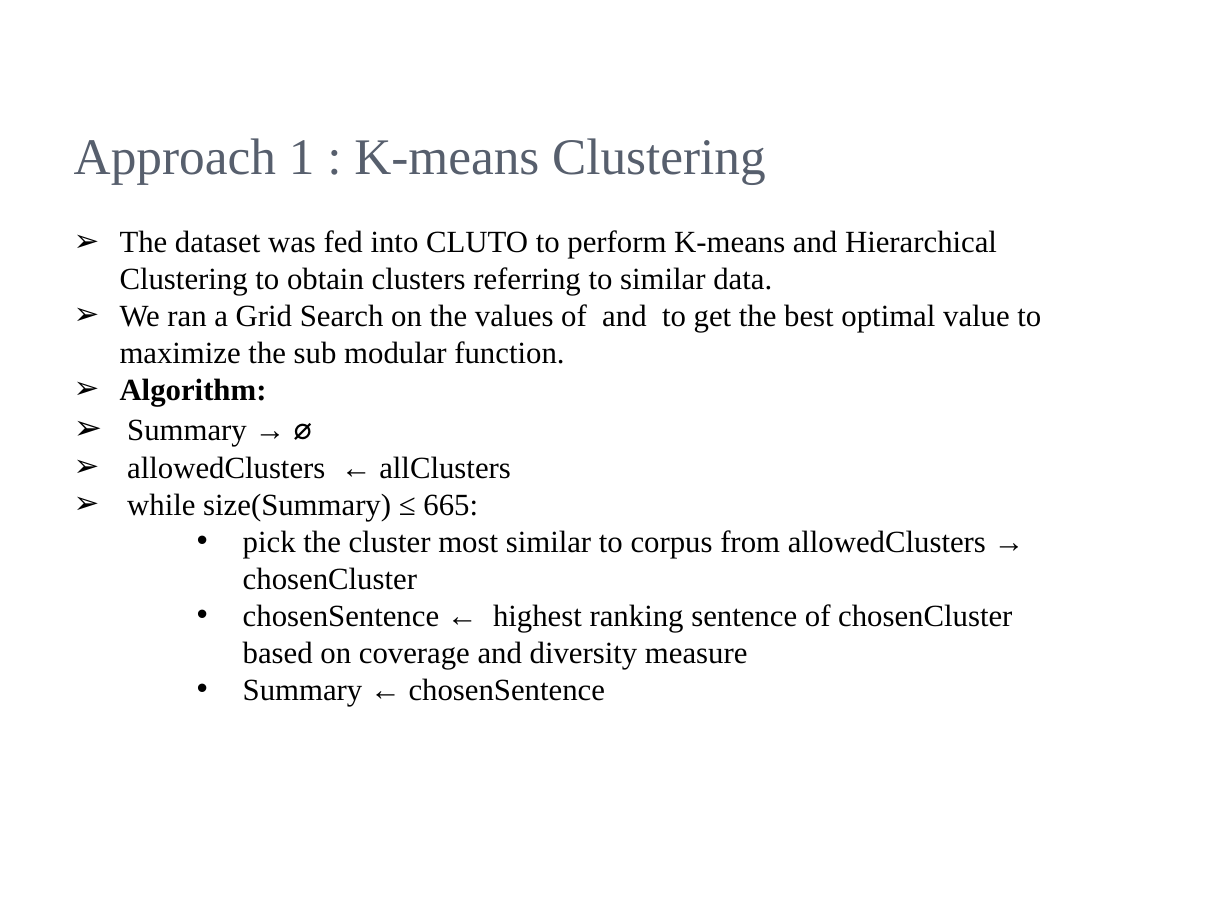
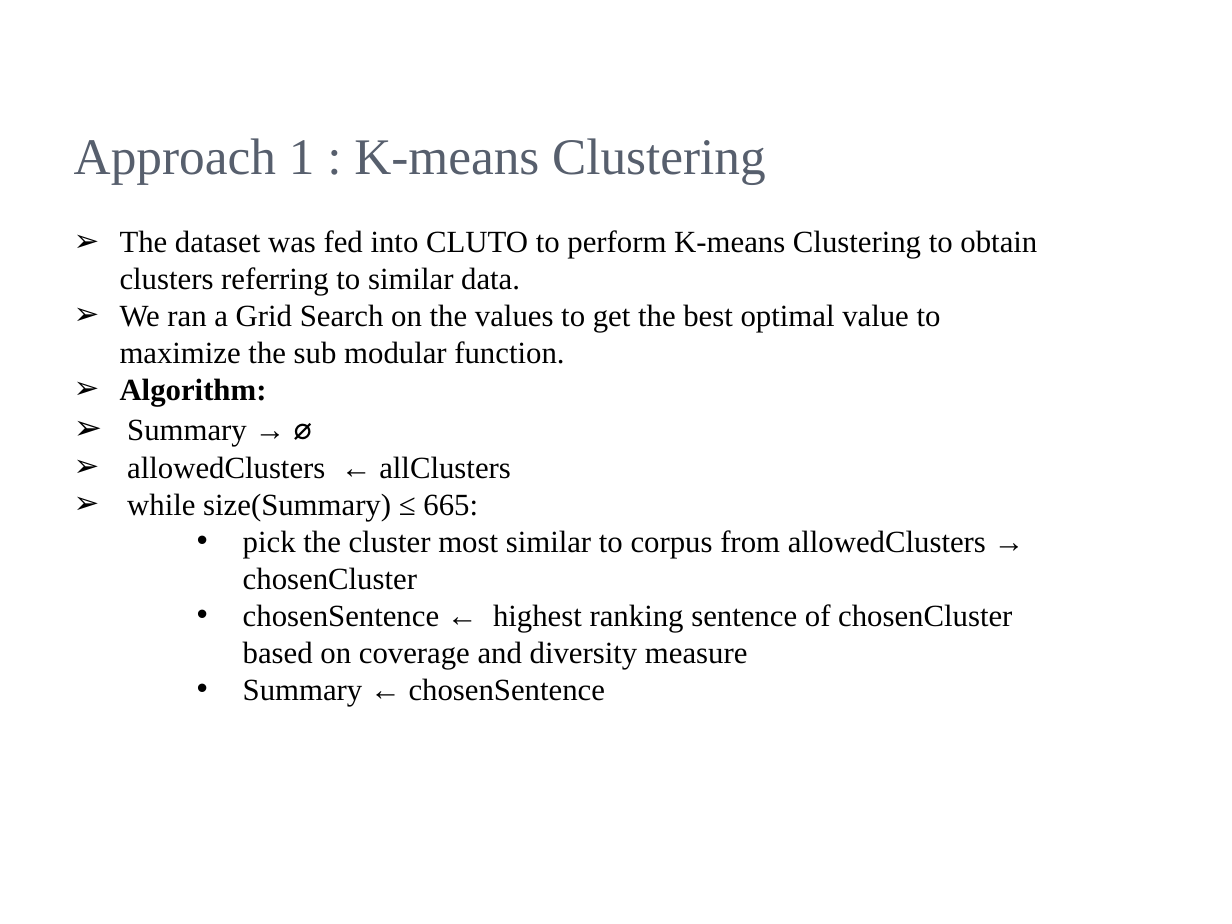
Before and after one commit to Dhruva24/IRE_Project, a slide deck: slide 9 of IRE_Final.pptx. Drawn at 1232x924 pixels with LibreOffice and Linux fonts; fonts in the diff are those of the drawing; background and template pictures are left out. Boxes give left, top, right and bottom in pixels: in the first picture for what was removed or moved away, otherwise in the second. Text is boxed around its words. In the diff, an @@ line names an element or a change of style, - is before the commit and + after.

```diff
--- a/IRE_Final.pptx
+++ b/IRE_Final.pptx
@@ text at [120,230,1037,364]: text changed @@
-➢ The dataset was fed into CLUTO to perform K-means and Hierarchical Clustering to obtain clusters referring to similar data.
-➢ We ran a Grid Search on the values of and to get the best optimal value to maximize the sub modular function.
+➢ The dataset was fed into CLUTO to perform K-means Clustering to obtain clusters referring to similar data.
+➢ We ran a Grid Search on the values to get the best optimal value to maximize the sub modular function.
```
Also in this commit, not shown: 4 other slides changed, 1 other file.
